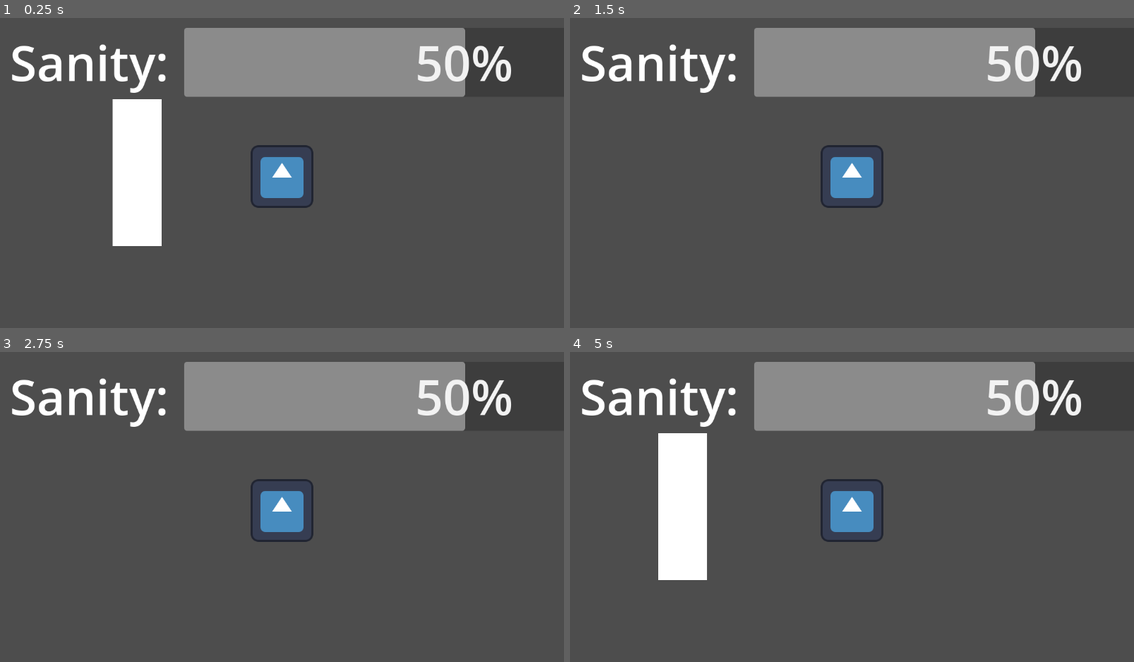
Above: before the commit, frames 1-4 (two rows, left to right).
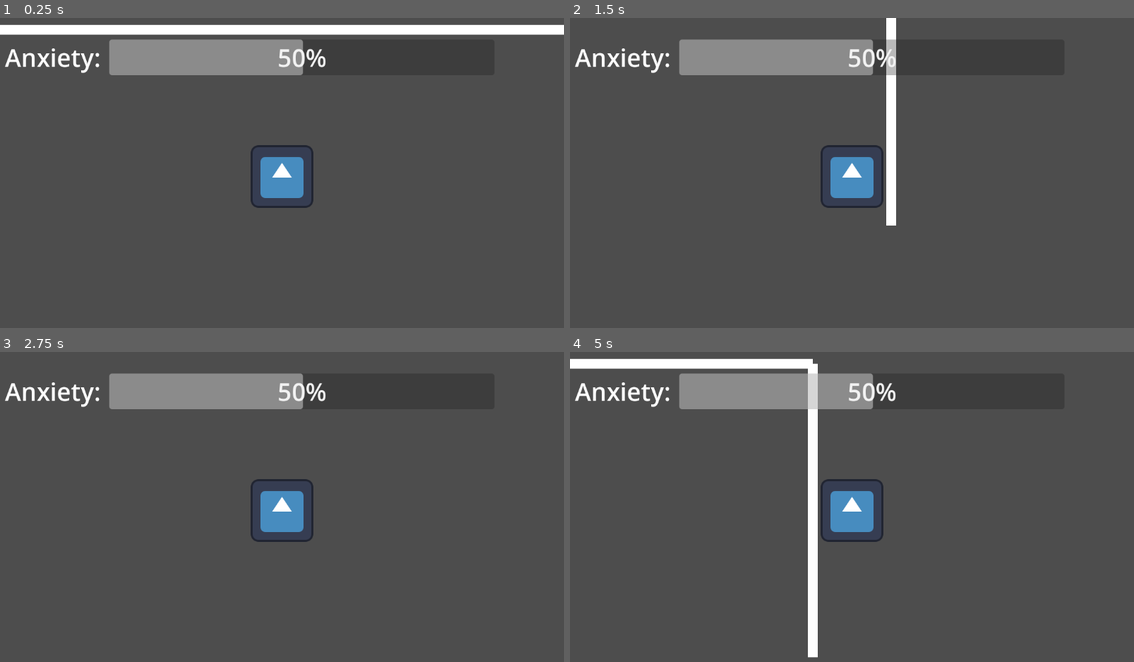
Above: after the commit, the same moments.

Repository: mpallansch/FearToFreedom
Game: Godot game, scene res://Main.tscn
Same seed, same stepped clock (60 frames per second), same inputs: the game is played once before the commit and once after it. The engine's default icon, where the game draws it, is replaced by a stand-in: a white triangle on a blue panel in a dark square.
Inputs:
- Up to frame 1 (0.25 s): no input
- Up to frame 2 (1.5 s): tap Enter at 0.5 s; hold Right (right) 0.53-1.28 s; hold Down (down) from 1.28 s (still down)
- Up to frame 3 (2.75 s): release Down (down) at 2.03 s; hold Right (right) from 2.03 s (still down)
- Up to frame 4 (5 s): tap Space at 2.75 s; release Right (right) at 2.78 s; hold Up (up) 2.78-3.53 s; tap Enter at 3.5 s; hold Left (left) from 3.53 s (still down)

The runs differ from the first frame. In frame 1, 18% of the frame differs, in the area x 0-100%, y 2-74%; in frame 2, 13%; in frame 3, 12%; in frame 4, 19%, in the area x 0-91%, y 2-99%.

Commit message:
Adds HUD and Anxiety Meter

Diff:
--- /dev/null
+++ b/AnxietyZone.gd
@@ -0,0 +1,22 @@
+extends Node2D
+
+
+# Called when the node enters the scene tree for the first time.
+func _ready():
+	if has_meta("width") && has_meta("height"):
+		%CollisionShape2D.shape.extents = Vector2(get_meta("width"), get_meta("height"))
+
+
+# Called every frame. 'delta' is the elapsed time since the previous frame.
+func _process(delta):
+	pass
+
+
+func _on_area_2d_body_entered(body):
+	if has_meta("priority") && has_meta("drain"):
+		PlayerVariables.add_zone(get_instance_id(), get_meta("priority"), get_meta("drain"))
+
+
+func _on_area_2d_body_exited(body):
+	if has_meta("priority") && has_meta("drain"):
+		PlayerVariables.remove_zone(get_instance_id())
--- /dev/null
+++ b/AnxietyZone.tscn
@@ -0,0 +1,18 @@
+[gd_scene load_steps=3 format=3 uid="uid://bnpt0rh07t6vl"]
+
+[ext_resource type="Script" path="res://AnxietyZone.gd" id="1_a317n"]
+
+[sub_resource type="RectangleShape2D" id="RectangleShape2D_dmk6o"]
+resource_local_to_scene = true
+
+[node name="SanityZone" type="Node2D"]
+script = ExtResource("1_a317n")
+
+[node name="Area2D" type="Area2D" parent="."]
+
+[node name="CollisionShape2D" type="CollisionShape2D" parent="Area2D"]
+unique_name_in_owner = true
+shape = SubResource("RectangleShape2D_dmk6o")
+
+[connection signal="body_entered" from="Area2D" to="." method="_on_area_2d_body_entered"]
+[connection signal="body_exited" from="Area2D" to="." method="_on_area_2d_body_exited"]
--- /dev/null
+++ b/HUD.gd
@@ -0,0 +1,14 @@
+extends Control
+
+
+# Called when the node enters the scene tree for the first time.
+func _ready():
+	pass # Replace with function body.
+
+
+# Called every frame. 'delta' is the elapsed time since the previous frame.
+func _process(delta):
+	pass
+
+func update():
+	%ProgressBar.value = PlayerVariables.anxiety
--- a/HUD.tscn
+++ b/HUD.tscn
@@ -1,4 +1,6 @@
-[gd_scene format=3 uid="uid://b48rx265lapf6"]
+[gd_scene load_steps=2 format=3 uid="uid://b48rx265lapf6"]
+
+[ext_resource type="Script" path="res://HUD.gd" id="1_homsb"]
 
 [node name="HUD" type="Control"]
 layout_mode = 3
@@ -7,20 +9,21 @@
 anchor_bottom = 1.0
 grow_horizontal = 2
 grow_vertical = 2
+script = ExtResource("1_homsb")
 
 [node name="CanvasLayer" type="CanvasLayer" parent="."]
 
 [node name="HBoxContainer" type="HBoxContainer" parent="CanvasLayer"]
-offset_left = 20.0
-offset_top = 20.0
-offset_right = 1520.0
-offset_bottom = 161.0
+offset_left = 10.0
+offset_top = 10.0
+offset_right = 1010.0
+offset_bottom = 151.0
 theme_override_constants/separation = 5
 
 [node name="Label" type="Label" parent="CanvasLayer/HBoxContainer"]
 layout_mode = 2
-theme_override_font_sizes/font_size = 100
-text = "Sanity: "
+theme_override_font_sizes/font_size = 50
+text = "Anxiety: "
 
 [node name="VBoxContainer" type="VBoxContainer" parent="CanvasLayer/HBoxContainer"]
 layout_mode = 2
@@ -28,8 +31,9 @@
 size_flags_vertical = 4
 
 [node name="ProgressBar" type="ProgressBar" parent="CanvasLayer/HBoxContainer/VBoxContainer"]
+unique_name_in_owner = true
 layout_mode = 2
 size_flags_vertical = 4
-theme_override_font_sizes/font_size = 100
+theme_override_font_sizes/font_size = 50
 step = 1.0
 value = 50.0
--- a/Main.tscn
+++ b/Main.tscn
@@ -1,26 +1,79 @@
-[gd_scene load_steps=4 format=3 uid="uid://chrvrglkcykfp"]
+[gd_scene load_steps=7 format=3 uid="uid://chrvrglkcykfp"]
 
 [ext_resource type="PackedScene" uid="uid://bcs4rat7nfoy1" path="res://Player.tscn" id="1_exbn1"]
+[ext_resource type="PackedScene" uid="uid://bnpt0rh07t6vl" path="res://AnxietyZone.tscn" id="2_rf81a"]
 
 [sub_resource type="CanvasTexture" id="CanvasTexture_dxqu0"]
 
-[sub_resource type="RectangleShape2D" id="RectangleShape2D_gyo8j"]
-size = Vector2(0.99, 0.996667)
+[sub_resource type="RectangleShape2D" id="RectangleShape2D_jrspj"]
+resource_local_to_scene = true
+resource_name = "Shape 1"
+size = Vector2(20, 600)
+
+[sub_resource type="RectangleShape2D" id="RectangleShape2D_thbfd"]
+resource_local_to_scene = true
+resource_name = "Shape 1"
+size = Vector2(20, 600)
+
+[sub_resource type="RectangleShape2D" id="RectangleShape2D_8qjku"]
+resource_local_to_scene = true
+resource_name = "Shape 3"
+size = Vector2(1500, 20)
 
 [node name="Main" type="Node2D"]
 
 [node name="Player" parent="." instance=ExtResource("1_exbn1")]
-position = Vector2(596, 308)
+
+[node name="SanityZone" parent="." instance=ExtResource("2_rf81a")]
+metadata/width = 1000
+metadata/height = 300
+metadata/priority = 1
+metadata/drain = -5
+
+[node name="SanityZone2" parent="." instance=ExtResource("2_rf81a")]
+metadata/width = 2000
+metadata/height = 600
+metadata/priority = 2
+metadata/drain = 5
+
+[node name="SanityZone3" parent="." instance=ExtResource("2_rf81a")]
+metadata/width = 5000
+metadata/height = 5000
+metadata/priority = 3
+metadata/drain = 10
 
 [node name="RigidBody2D" type="RigidBody2D" parent="."]
+position = Vector2(-750, 0)
 gravity_scale = 0.0
+freeze = true
 
 [node name="Sprite2D" type="Sprite2D" parent="RigidBody2D"]
-position = Vector2(300, 300)
-scale = Vector2(100, 300)
+scale = Vector2(20, 600)
 texture = SubResource("CanvasTexture_dxqu0")
 
 [node name="CollisionShape2D" type="CollisionShape2D" parent="RigidBody2D"]
-position = Vector2(300.5, 301.5)
-scale = Vector2(100, 300)
-shape = SubResource("RectangleShape2D_gyo8j")
+shape = SubResource("RectangleShape2D_jrspj")
+
+[node name="RigidBody2D2" type="RigidBody2D" parent="."]
+position = Vector2(750, 0)
+gravity_scale = 0.0
+freeze = true
+
+[node name="Sprite2D" type="Sprite2D" parent="RigidBody2D2"]
+scale = Vector2(20, 600)
+texture = SubResource("CanvasTexture_dxqu0")
+
+[node name="CollisionShape2D" type="CollisionShape2D" parent="RigidBody2D2"]
+shape = SubResource("RectangleShape2D_thbfd")
+
+[node name="RigidBody2D3" type="RigidBody2D" parent="."]
+position = Vector2(0, -300)
+gravity_scale = 0.0
+freeze = true
+
+[node name="Sprite2D" type="Sprite2D" parent="RigidBody2D3"]
+scale = Vector2(1500, 20)
+texture = SubResource("CanvasTexture_dxqu0")
+
+[node name="CollisionShape2D" type="CollisionShape2D" parent="RigidBody2D3"]
+shape = SubResource("RectangleShape2D_8qjku")
--- a/Player.gd
+++ b/Player.gd
@@ -1,8 +1,18 @@
 extends CharacterBody2D
 
 const SPEED = 1000.0
+const interval = 5
+var elapsed = 0
+
+func _ready():
+	PlayerVariables.set_hud(%HUD)
 
 func _physics_process(delta):
+	elapsed += delta
+	if(elapsed > interval):
+		elapsed = 0
+		PlayerVariables.update_anxiety()
+
 	var direction = Input.get_vector("left", "right", "up", "down")
 	velocity = direction * SPEED
 
--- a/Player.tscn
+++ b/Player.tscn
@@ -21,3 +21,4 @@
 [node name="Camera2D" type="Camera2D" parent="CharacterBody2D"]
 
 [node name="HUD" parent="CharacterBody2D/Camera2D" instance=ExtResource("3_hgaao")]
+unique_name_in_owner = true
--- /dev/null
+++ b/PlayerVariables.gd
@@ -0,0 +1,34 @@
+extends Node
+
+var hud = null
+var anxiety = 50
+var zones = []
+
+func set_hud(hud_param):
+	hud = hud_param
+
+func update_anxiety():
+	if zones.size() > 0:
+		anxiety = anxiety + zones[0].drain
+		if hud != null:
+			hud.update()
+
+func add_zone(id, priority, drain):
+	var found = false
+	for zone in zones:
+		if zone.id == id:
+			found = true
+
+	if !found:
+		zones.push_back({
+			"id": id,
+			"priority": priority,
+			"drain": drain
+		})
+		zones.sort_custom(func(a, b): return a["priority"] < b["priority"])
+
+func remove_zone(id):
+	for index in range(zones.size()):
+		if(zones[index]["id"] == id):
+			zones.remove_at(index)
+			break
--- a/project.godot
+++ b/project.godot
@@ -14,6 +14,10 @@
 run/main_scene="res://Main.tscn"
 config/features=PackedStringArray("4.2", "GL Compatibility")
 config/icon="res://icon.svg"
+
+[autoload]
+
+PlayerVariables="*res://PlayerVariables.gd"
 
 [display]
 
